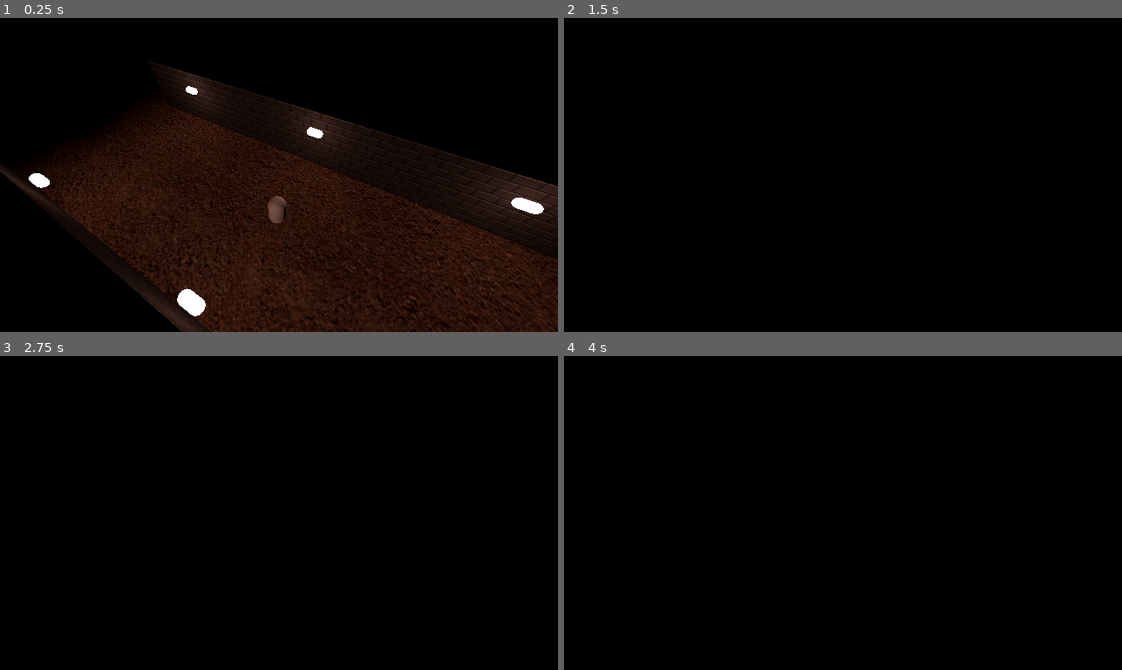
Above: before the commit, frames 1-4 (two rows, left to right).
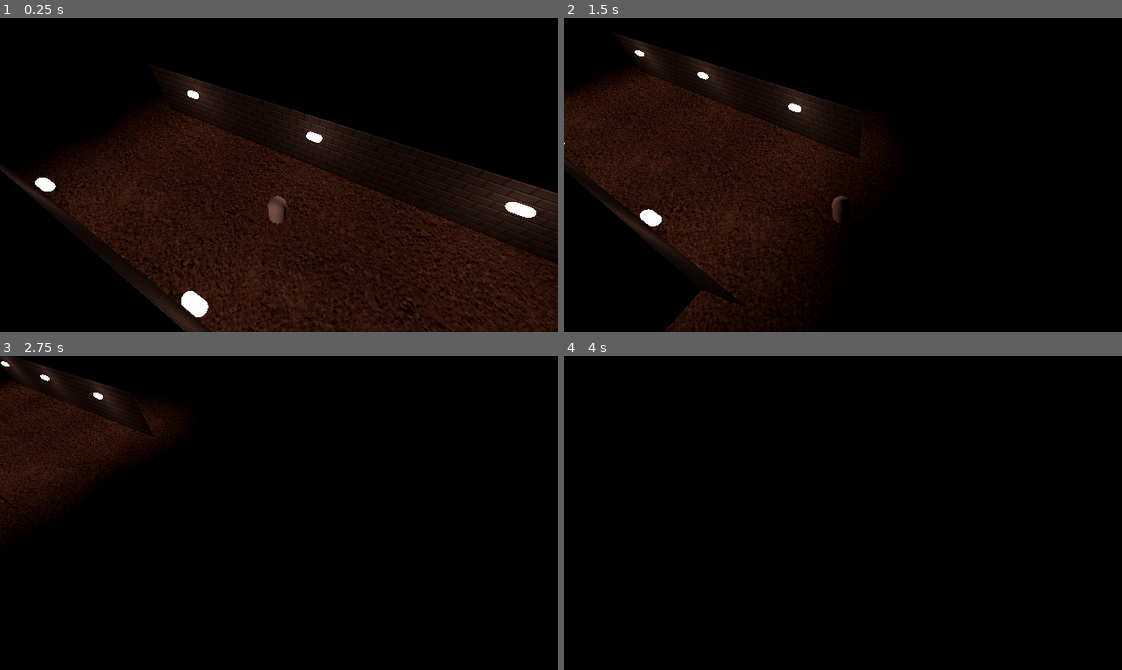
Above: after the commit, the same moments.

Repository: Degenerate-Games/shadows-below
Game: Godot game, scene res://scenes/levels/3d_test_level.tscn
Same seed, same stepped clock (60 frames per second), same inputs: the game is played once before the commit and once after it. This scene is started directly instead of the project's main scene. Sound files missing from this copy of the repository are replaced by a short silence.
Inputs (mouse positions are in pixels of both pictures, inside the frame that each line leads up to):
- Up to frame 1 (0.25 s): no input
- Up to frame 2 (1.5 s): move the mouse to (965, 159) at 0.52 s; hold D (move_right) 0.53-1.25 s; tap B (bake) at 0.6 s; click (965, 159) at 0.67 s; drag from (731, 190) to (815, 237) at 1.27 s
- Up to frame 3 (2.75 s): tap Enter at 2 s; move the mouse to (334, 443) at 2.02 s; hold D (move_right) from 2.03 s (still down); tap K (mixing_ui_clear) at 2.1 s
- Up to frame 4 (4 s): release D (move_right) at 2.75 s; drag from (815, 575) to (675, 465) at 2.77 s; move the mouse to (1010, 560) at 3.52 s; hold A (move_left) from 3.53 s (still down); tap J (mixing_ui_red) at 3.6 s

The runs differ from the first frame. In frame 1, 7.1% of the frame differs, in the area x 0-100%, y 14-100%; in frame 2, 25%, in the area x 0-59%, y 5-100%; in frame 3, 7.5%; in frame 4, nothing differs.

Commit message:
Add collision to ground

Diff:
--- a/scenes/levels/3d_test_level.tscn
+++ b/scenes/levels/3d_test_level.tscn
@@ -15,6 +15,9 @@
 material = ExtResource("3_2vvk3")
 size = Vector2(1, 1)
 
+[sub_resource type="ConvexPolygonShape3D" id="ConvexPolygonShape3D_rlgvl"]
+points = PackedVector3Array(-0.5, 0, -0.5, -0.5, 0, 0.5, 0.5, 0, -0.5, 0.5, 0, 0.5)
+
 [node name="3dTestLevel" type="Node3D"]
 
 [node name="environment" type="Node" parent="."]
@@ -183,10 +186,16 @@
 omni_range = 10.0
 omni_attenuation = 0.25
 
-[node name="ground" type="MeshInstance3D" parent="environment"]
+[node name="Ground" type="StaticBody3D" parent="environment"]
 transform = Transform3D(50, 0, 0, 0, 50, 0, 0, 0, 50, 0.0337701, -2.38419e-07, -0.0188322)
+collision_mask = 24
+
+[node name="MeshInstance3D" type="MeshInstance3D" parent="environment/Ground"]
 material_override = ExtResource("3_2vvk3")
 mesh = SubResource("PlaneMesh_tkw1n")
-skeleton = NodePath("../..")
+skeleton = NodePath("../../..")
+
+[node name="CollisionShape3D" type="CollisionShape3D" parent="environment/Ground"]
+shape = SubResource("ConvexPolygonShape3D_rlgvl")
 
 [node name="Player3D" parent="." instance=ExtResource("4_hgbm0")]
Not shown: 1 places in scenes/levels/3d_test_level.tscn that only renumber resources
